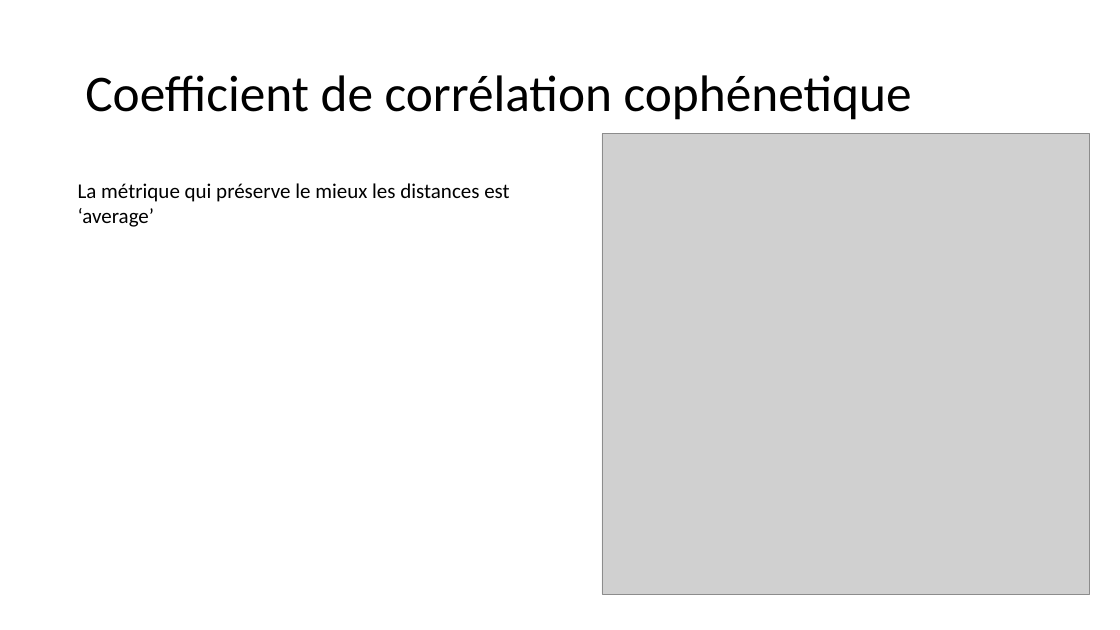
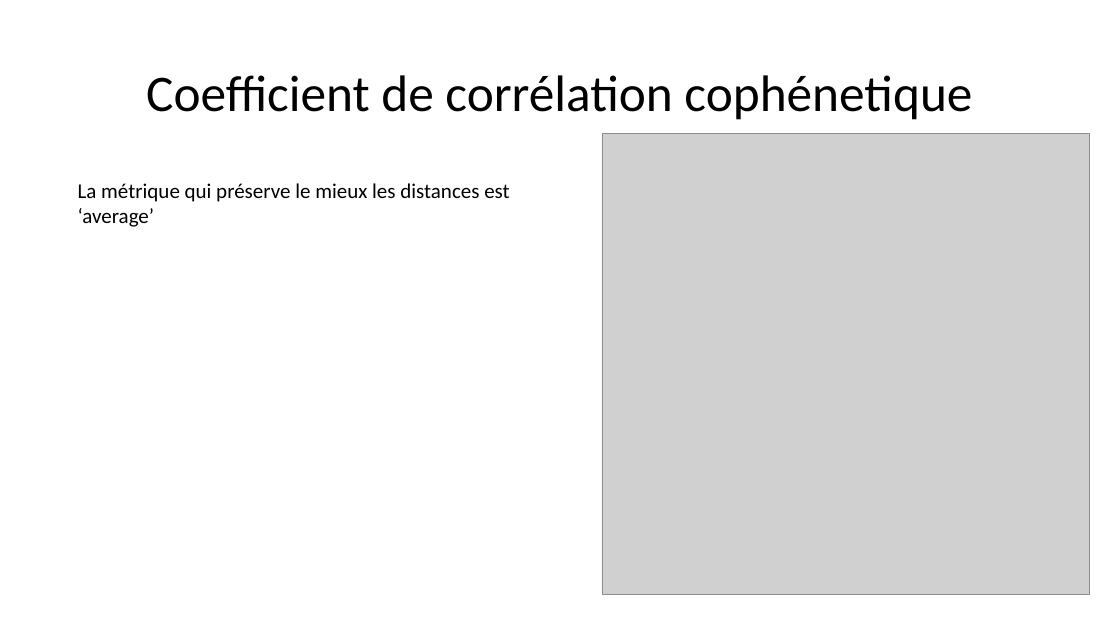
Before and after one commit to morganscao/Projet3, a slide deck: slide 22 of Rapport/Moteur de recommandations de films.pptx. Drawn at 1120x630 pixels with LibreOffice and Linux fonts; fonts in the diff are those of the drawing; grey boxes stand for pictures. Boxes give left, top, right and bottom in pixels: in the first picture for what was removed or moved away, otherwise in the second. Text is boxed around its words. In the diff, an @@ line names an element or a change of style, - is before the commit and + after.

```diff
--- a/Rapport/Moteur de recommandations de films.pptx
+++ b/Rapport/Moteur de recommandations de films.pptx
@@ title "Coefficient de corrélation cophénetique" at (146, 75, 972, 120): alignment left to centre @@
```
Also in this commit, not shown: 21 other slides changed, 2 slides added, 2 slides removed, 2 other files.
